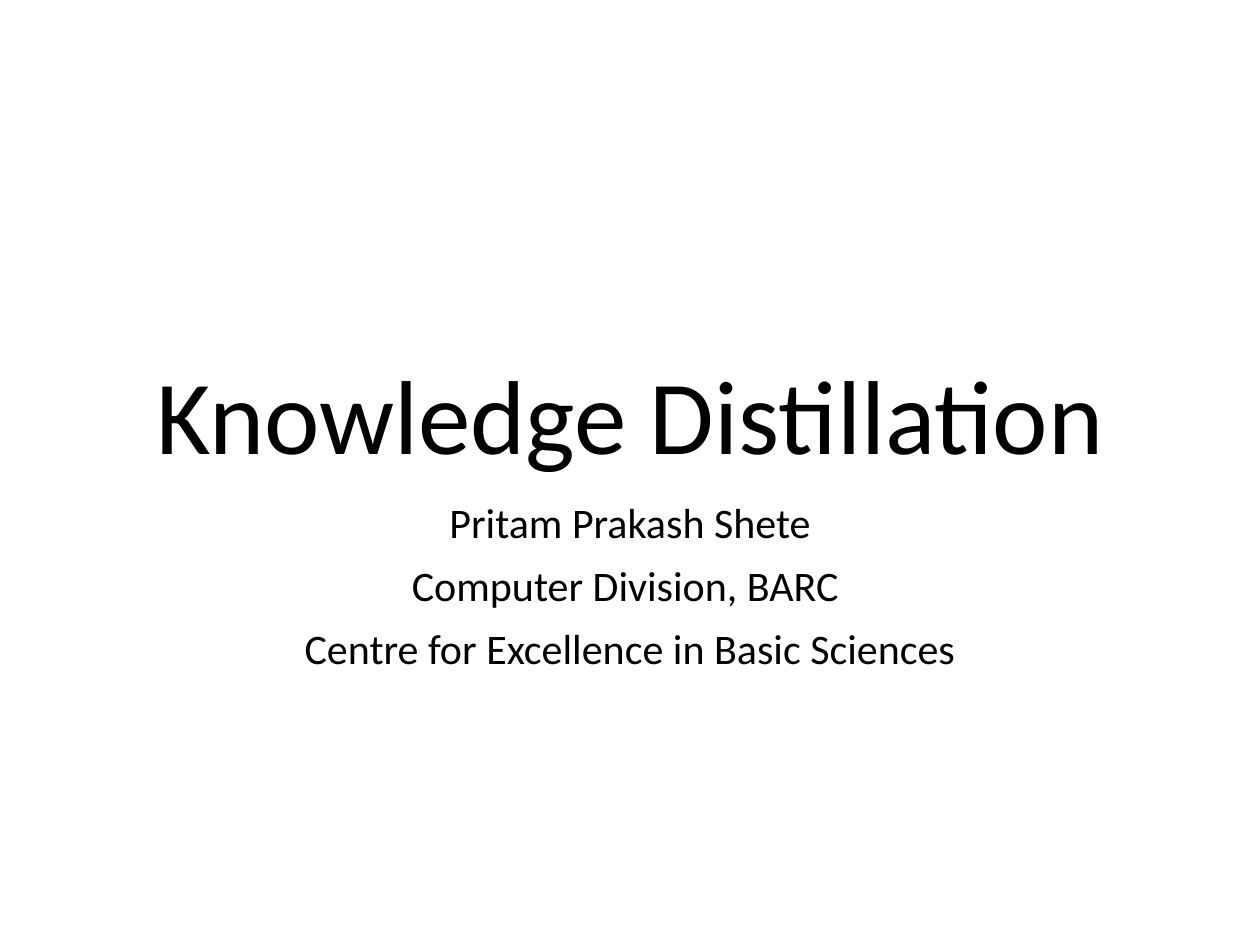
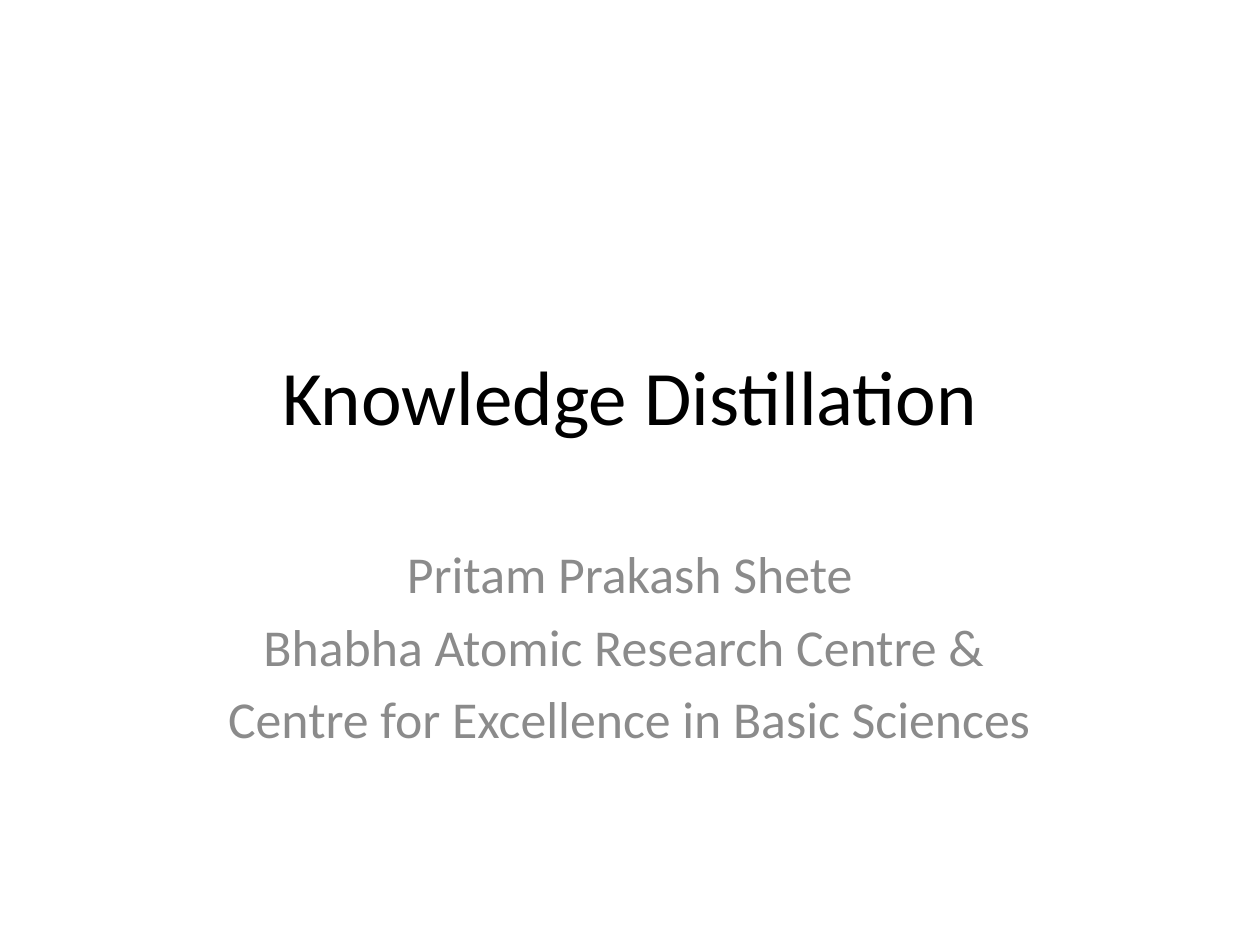
Before and after one commit to look4pritam/KnowledgeDistillation, a slide deck: slide 1 of Presentations/KnowledgeDistillation.pptx. Drawn at 1260x945 pixels with LibreOffice and Linux fonts; fonts in the diff are those of the drawing. Boxes give left, top, right and bottom in pixels: in the first picture for what was removed or moved away, otherwise in the second. Text is boxed around its words. In the diff, an @@ line names an element or a change of style, - is before the commit and + after.

```diff
--- a/Presentations/KnowledgeDistillation.pptx
+++ b/Presentations/KnowledgeDistillation.pptx
@@ title "Knowledge Distillation": place and size @@
-title "Knowledge Distillation" at (156, 381, 1103, 472)
+title "Knowledge Distillation" at (282, 371, 977, 439)
@@ title "Knowledge Distillation" at (282, 371, 977, 439): size 60 to 44 pt; line spacing 0.9 to 1; vertical alignment bottom to middle @@
@@ subtitle "Pritam Prakash Shete": place and size @@
-subtitle "Pritam Prakash Shete" at (305, 508, 955, 665)
+subtitle "Pritam Prakash Shete" at (228, 557, 1030, 739)
@@ subtitle at (228, 557, 1030, 739): size 24 to 29.6 pt, text colour #000000 to #8C8C8C in "Pritam Prakash Shete", "Centre for Excellence in Basic Sciences"; line spacing 0.9 to 1; less space between paragraphs @@
@@ subtitle at (263, 630, 937, 667): text changed; size 24 to 29.6 pt; text colour #000000 to #8C8C8C @@
-Computer Division, BARC
+Bhabha Atomic Research Centre &
```
Also in this commit, not shown: 9 other slides changed, 17 slides added, 12 slides removed.
